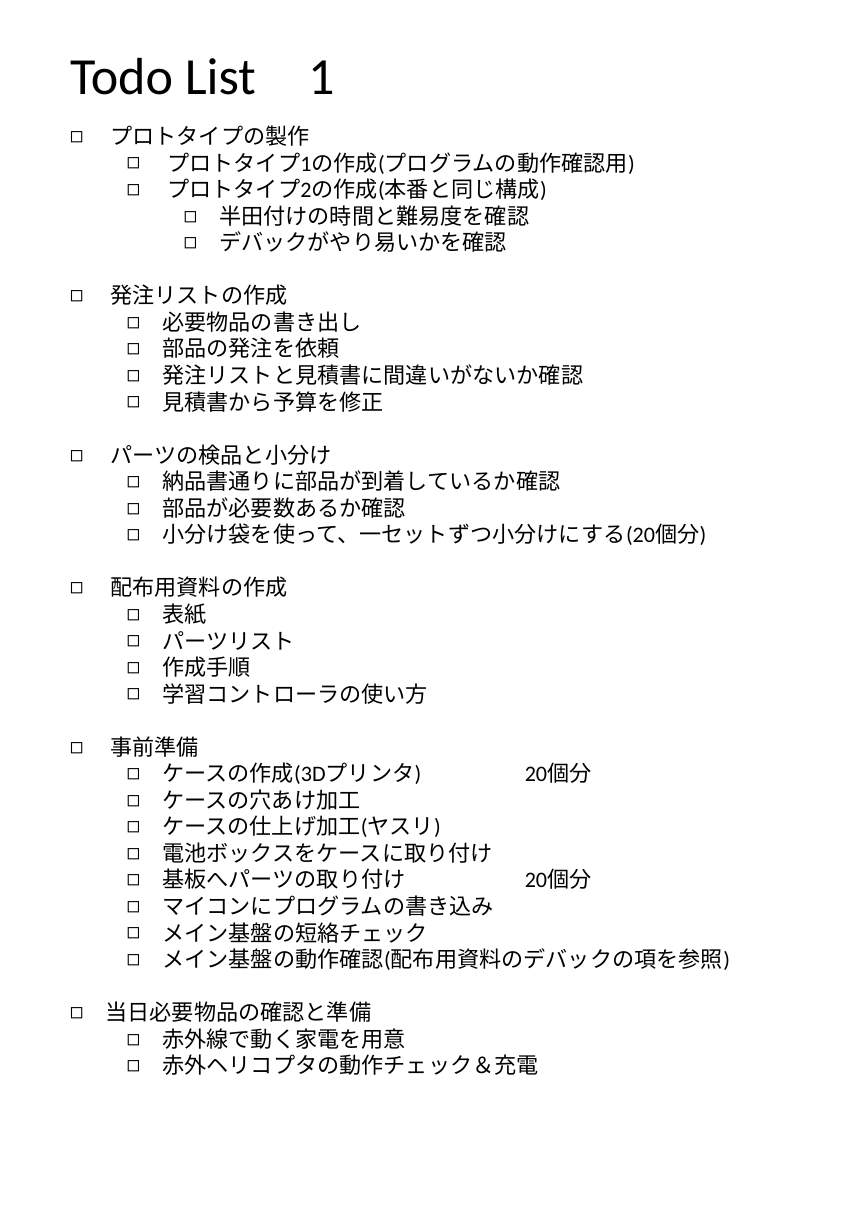
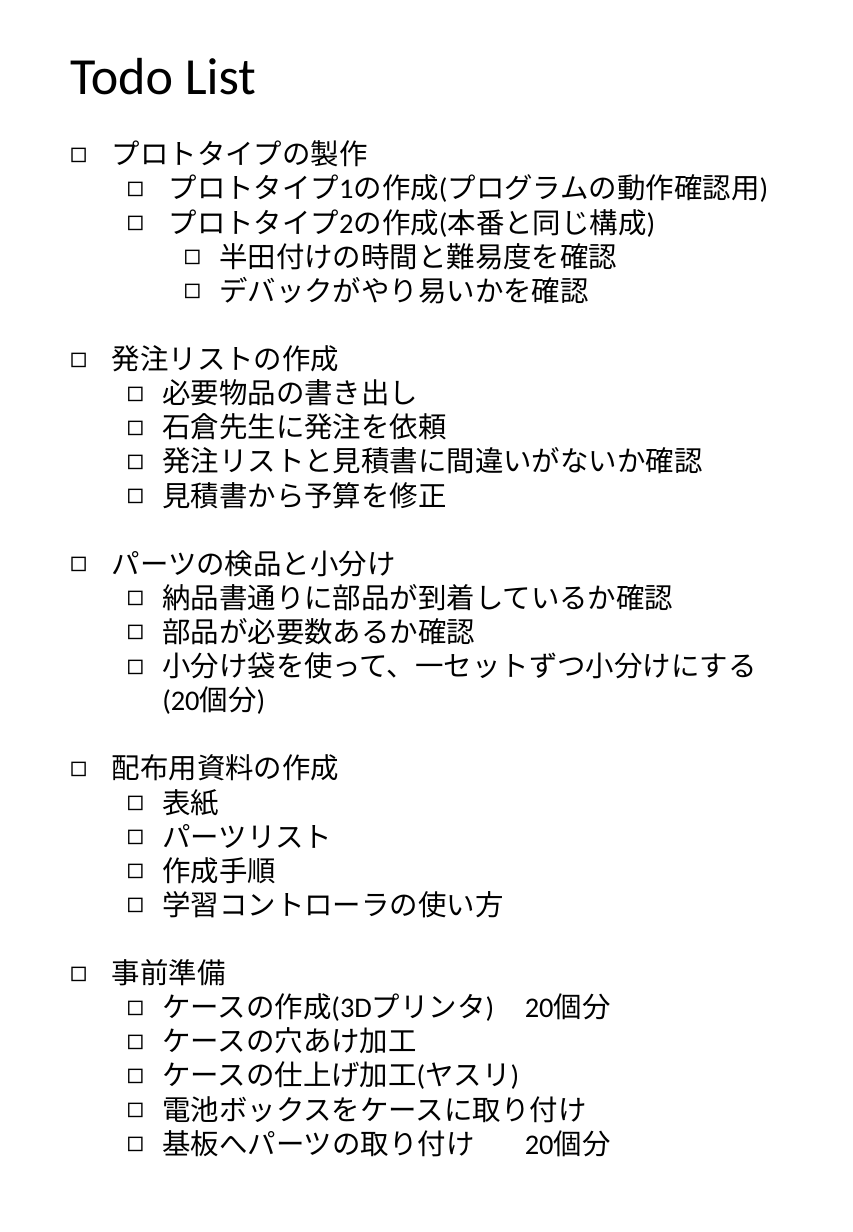
Before and after one commit to YamaneDaisuke/EnjoyMusium, a slide deck: slide 1 of IR_Controller/documents/学習コントローラToDoリスト.pptx. Drawn at 853x1232 pixels with LibreOffice and Linux fonts; fonts in the diff are those of the drawing. Boxes give left, top, right and bottom in pixels: in the first picture for what was removed or moved away, otherwise in the second. Text is boxed around its words. In the diff, an @@ line names an element or a change of style, - is before the commit and + after.

Commit message:
学習コントローラのドキュメントを編集

```diff
--- a/IR_Controller/documents/学習コントローラToDoリスト.pptx
+++ b/IR_Controller/documents/学習コントローラToDoリスト.pptx
@@ title at <box>70,57,256,95</box>: text changed @@
-Todo List 1
+Todo List
@@ text "プロトタイプの製作": place and size @@
-text "プロトタイプの製作" at <box>105,125,730,1075</box>
+text "プロトタイプの製作" at <box>112,140,768,1157</box>
@@ text at <box>112,140,768,1157</box>: size 14 to 18 pt @@
@@ text at <box>162,413,446,440</box>: text changed; size 14 to 18 pt @@
-  ◻ 部品の発注を依頼
+  ◻ 石倉先生に発注を依頼
@@ text at <box>105,895,730,1075</box>: paragraphs removed @@
-  ◻ マイコンにプログラムの書き込み
-  ◻ メイン基盤の短絡チェック
-  ◻ メイン基盤の動作確認(配布用資料のデバックの項を参照)
-◻ 当日必要物品の確認と準備
-  ◻ 赤外線で動く家電を用意
-  ◻ 赤外ヘリコプタの動作チェック＆充電
```
Also in this commit, not shown: 3 other files.
